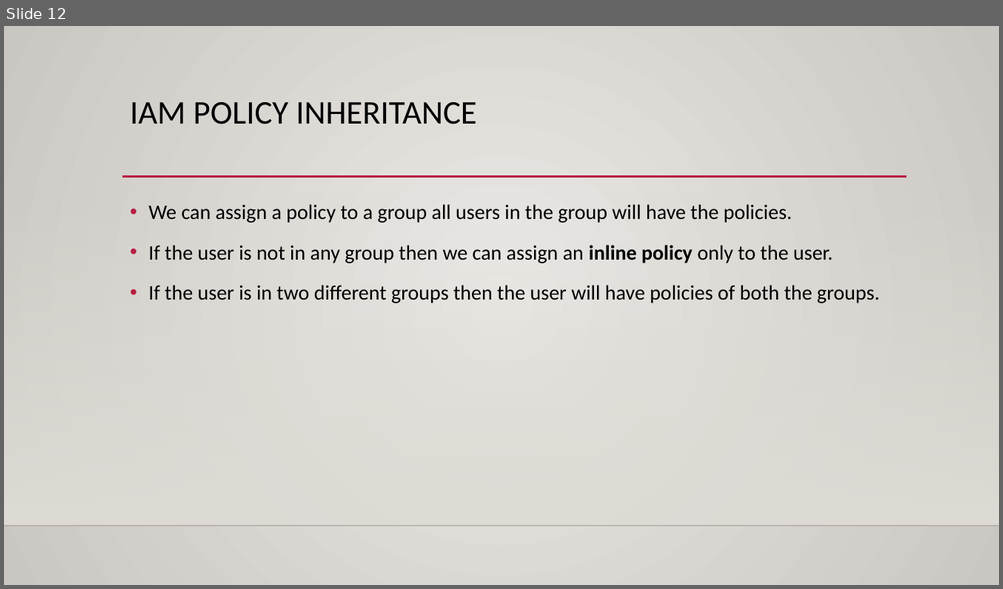
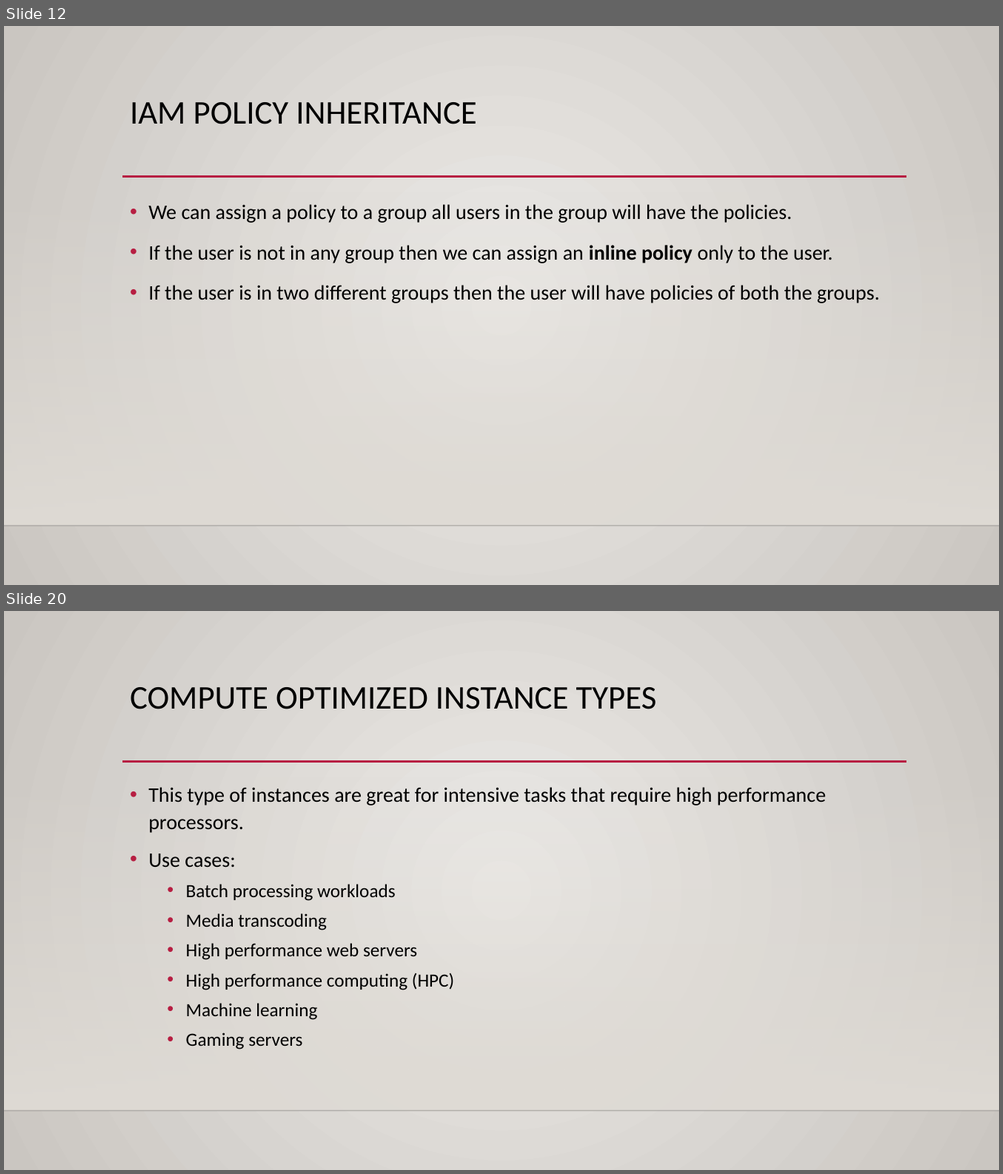
Before and after one commit to kushalnaidu007/AWS-Solution-Architect, a slide deck: AWS-SAA.pptx. Shown one above the other, each under a label of ours: slide 12 before the commit, slides 12 and 20 after it; the slides between them are not shown. The pictures are 1003x589 and 1003x1174 pixels, drawn with LibreOffice and Linux fonts; fonts in the diff are those of the drawing; background and template pictures are left out. Boxes give left, top, right and bottom in pixels: in the first picture for what was removed or moved away, otherwise in the second. Text is boxed around its words. In the diff, an @@ line names an element or a change of style, - is before the commit and + after.

```diff
--- a/AWS-SAA.pptx
+++ b/AWS-SAA.pptx
@@ slide 20 added at (4, 611, 999, 1170), background gradient #ECEAE7 to #CAC7C1; not listed: 3 template elements that a slide beside it also shows @@
@@ title added at (130, 687, 657, 709), 32 pt, text #000000 @@
+COMPUTE OPTIMIZED INSTANCE TYPES
@@ text added at (148, 787, 825, 1050), 18 pt, text #000000 @@
+• This type of instances are great for intensive tasks that require high performance processors.
+• Use cases:
+  • Batch processing workloads
+  • Media transcoding
+  • High performance web servers
+  • High performance computing (HPC)
+  • Machine learning
+  • Gaming servers
```
Also in this commit, not shown: 9 other slides added.
